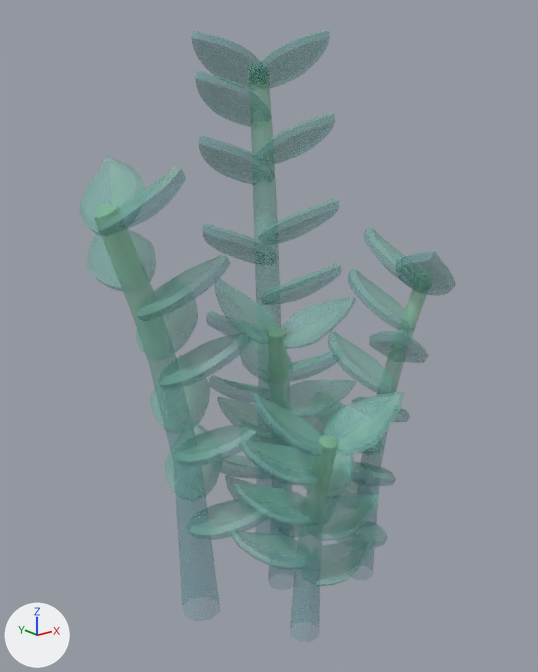
The FBX model Assets/Models/Tiny Treats plants/zzplant_plant_large.fbx as it was, and as the next commit left it.
One viewpoint serves both versions: a 50 mm lens placed at (-2.01, -2.39, 2.19), pointed at (0.0, 0.12, 1.18). The axes (+X, +Y, +Z) are drawn at lower left. The lights are the same throughout. Objects named as collision shapes, trigger or cutter boxes, shadow casters or lower levels of detail are left out. Where no turn or scale is listed for an object, it has been applied to the vertices.

In view in the first picture: 'zzplant_plant_large'.
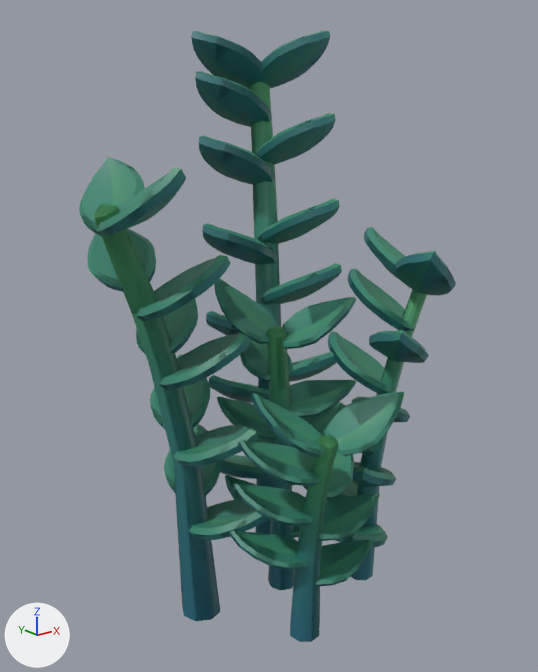
The change, as JSON lines over the scene's bpy script:
```json
{"op": "set", "path": "img_tiny_treats_texture_1_png", "old": "load_image('tiny_treats_texture_1.png', 'tiny_treats_texture_1.png', 1024, 1024, 'Non-Color')", "new": "load_image('tiny_treats_texture_1.png', 'tiny_treats_texture_1.png', 1024, 1024, 'sRGB')"}
{"op": "remove", "block": "mat_tiny_treats_1", "code": "n3 = _N.new('ShaderNodeTexImage'); n3.name = 'Image Texture.001'"}
{"op": "remove", "block": "mat_tiny_treats_1", "code": "n3.image = img_tiny_treats_texture_1_png"}
{"block": "mat_tiny_treats_1", "where": "n0 = _N.new('ShaderNodeBsdfPrincipled'); n0.name = 'Principled BSDF'"}
{"op": "remove", "block": "mat_tiny_treats_1", "code": "_L.new(n3.outputs[0], n0.inputs[4])  # 'Color' to 'Alpha'"}
{"block": "mat_tiny_treats_1", "where": "n2 = _N.new('ShaderNodeTexImage'); n2.name = 'Image Texture'"}
{"op": "add", "block": "mat_tiny_treats_1", "code": "_L.new(n2.outputs[1], n0.inputs[4])  # 'Alpha' to 'Alpha'"}
{"op": "add", "block": "me_zzplant_plant_large_001", "code": ["me_zzplant_plant_large_001 = bpy.data.meshes.new('zzplant_plant_large.001')", "me_zzplant_plant_large_001.from_pydata(...)  # 3215 vertices, 3656 faces; spans x -0.8..0.78, y -0.64..0.91, z -0.11..2.52", "me_zzplant_plant_large_001.materials.append(mat_tiny_treats_1)  # picture img_tiny_treats_texture_1_png"]}
{"op": "add", "block": "ob_zzplant_plant_large_lod1", "code": ["ob_zzplant_plant_large_lod1 = bpy.data.objects.new('zzplant_plant_large_LOD1', me_zzplant_plant_large_001)", "ob_zzplant_plant_large_lod1.location = (0.0, 0.0, 0.0)"]}
```

Where the change shows, as pixel boxes [x1, y1, x2, y2] in the pictures (538 x 672 px):
```json
{"object": "zzplant_plant_large", "change": "surface changed", "before": [79, 30, 456, 642], "after": [79, 30, 456, 642]}
{"object": "zzplant_plant_large_LOD1", "change": "added", "after": [79, 31, 451, 642], "on screen": "green"}
```
